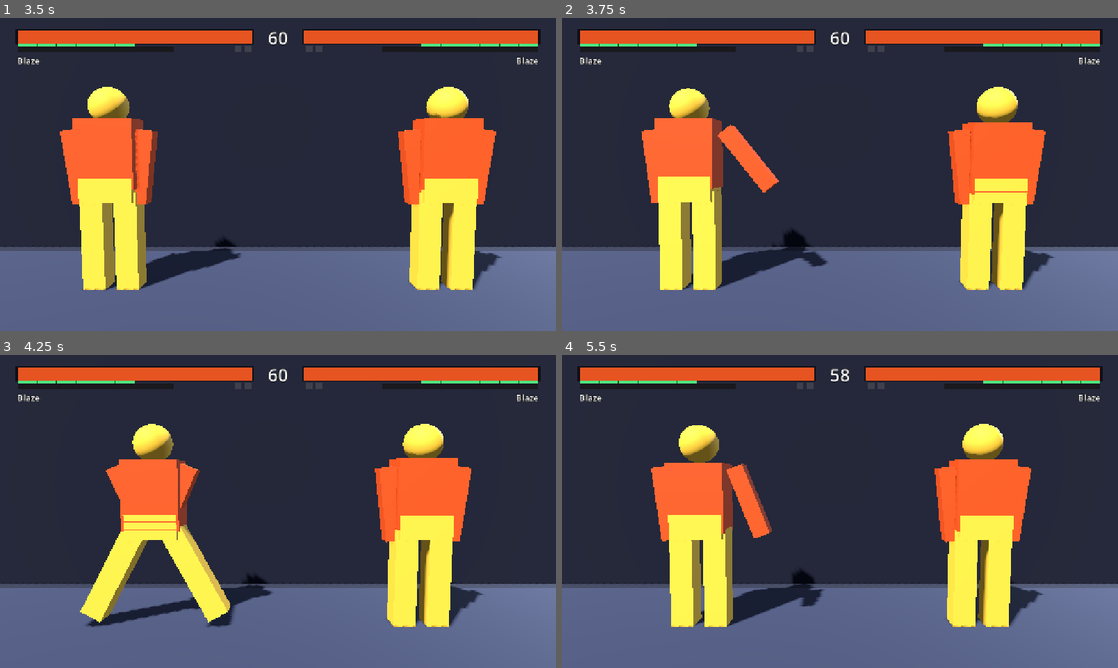
Above: before the commit, frames 1-4 (two rows, left to right).
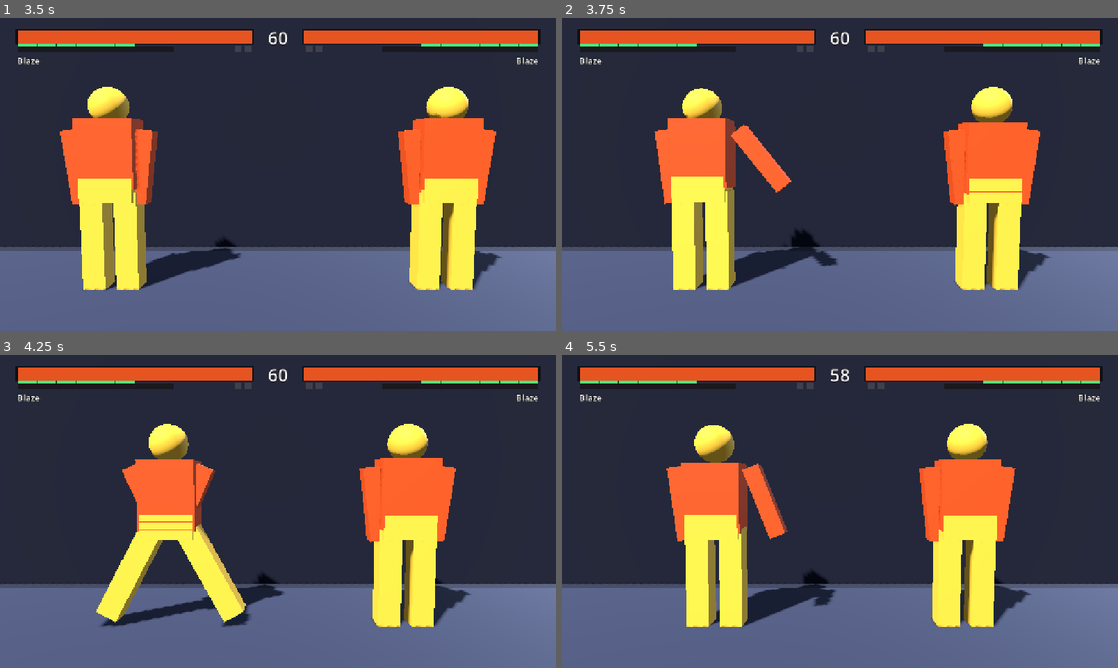
Above: after the commit, the same moments.

Repository: muji-wyh/FootisesGame3
Game: Godot game, scene res://scenes/Main.tscn
Same seed, same stepped clock (60 frames per second), same inputs: the game is played once before the commit and once after it. Sound files missing from this copy of the repository are replaced by a short silence.
Inputs (mouse positions are in pixels of both pictures, inside the frame that each line leads up to):
- Up to frame 1 (3.5 s): click "LOCAL 2-PLAYER" at 0.5 s; click "FIGHT!" at 1.25 s; tap Enter at 2 s; move the mouse to (400, 158) at 2.02 s; hold D 2.03-2.75 s; tap U (p1_lp) at 2.1 s; click (400, 158) at 2.17 s; drag from (166, 190) to (250, 237) at 2.77 s
- Up to frame 2 (3.75 s): move the mouse to (895, 105) at 3.52 s; hold D from 3.53 s (still down); tap O at 3.6 s
- Up to frame 3 (4.25 s): keep holding D
- Up to frame 4 (5.5 s): release D at 4.25 s; drag from (812, 574) to (673, 464) at 4.27 s; move the mouse to (1006, 558) at 5.02 s; hold A from 5.03 s (still down); tap K at 5.1 s

Frame 1 is identical in both runs. In frame 2, 9.0% of the frame differs, in the area x 14-89%, y 22-87%; in frame 3, 12%; in frame 4, 13%, in the area x 16-87%, y 22-87%.

Commit message:
Tighten jab range and neutral spacing
Co-authored-by: Copilot <223556219+Copilot@users.noreply.github.com>

Diff:
--- a/scripts/combat/CharacterKit.gd
+++ b/scripts/combat/CharacterKit.gd
@@ -28,15 +28,18 @@
 		# Standing
 		{"id": "st_lp", "display_name": "Stand LP", "button": GameConst.Btn.LP, "stance": GameConst.Stance.STAND,
 			"startup": 4, "active": 3, "recovery": 8, "damage": 28,
-			"hitstun": 14, "blockstun": 9, "hitstop": 6, "guard": GameConst.Guard.MID, "knockback": 2.5,
+			"hitstun": 16, "blockstun": 9, "hitstop": 6, "guard": GameConst.Guard.MID, "knockback": 3.2,
+			"hit_offset": Vector3(0.62, 1.0, 0.0), "hit_size": Vector3(0.42, 0.36, 0.55),
 			"cancel_into": ["st_lp", "st_mp", "st_hp"] + cancels},
 		{"id": "st_mp", "display_name": "Stand MP", "button": GameConst.Btn.MP, "stance": GameConst.Stance.STAND,
 			"startup": 6, "active": 3, "recovery": 12, "damage": 50,
-			"hitstun": 17, "blockstun": 11, "hitstop": 8, "guard": GameConst.Guard.MID, "knockback": 3.4,
+			"hitstun": 18, "blockstun": 11, "hitstop": 8, "guard": GameConst.Guard.MID, "knockback": 3.8,
+			"advance": 1.0,
 			"cancel_into": ["st_hp"] + cancels},
 		{"id": "st_hp", "display_name": "Stand HP", "button": GameConst.Btn.HP, "stance": GameConst.Stance.STAND,
 			"startup": 9, "active": 4, "recovery": 18, "damage": 82,
 			"hitstun": 21, "blockstun": 13, "hitstop": 10, "guard": GameConst.Guard.MID, "knockback": 5.0,
+			"advance": 1.4,
 			"cancel_into": heavy_cancels},
 		{"id": "st_lk", "display_name": "Stand LK", "button": GameConst.Btn.LK, "stance": GameConst.Stance.STAND,
 			"startup": 5, "active": 3, "recovery": 9, "damage": 30,
@@ -53,7 +56,8 @@
 		# Crouching
 		{"id": "cr_lp", "display_name": "Crouch LP", "button": GameConst.Btn.LP, "stance": GameConst.Stance.CROUCH,
 			"startup": 4, "active": 3, "recovery": 8, "damage": 26,
-			"hitstun": 13, "blockstun": 9, "hitstop": 6, "guard": GameConst.Guard.MID, "knockback": 2.6,
+			"hitstun": 13, "blockstun": 9, "hitstop": 6, "guard": GameConst.Guard.MID, "knockback": 3.1,
+			"hit_offset": Vector3(0.58, 0.78, 0.0), "hit_size": Vector3(0.40, 0.34, 0.55),
 			"cancel_into": ["cr_lp", "cr_mp", "cr_mk"] + cancels},
 		{"id": "cr_mp", "display_name": "Crouch MP", "button": GameConst.Btn.MP, "stance": GameConst.Stance.CROUCH,
 			"startup": 6, "active": 3, "recovery": 12, "damage": 48,
--- a/scripts/fighter/Fighter.gd
+++ b/scripts/fighter/Fighter.gd
@@ -25,7 +25,7 @@
 enum State { INTRO, IDLE, WALK_F, WALK_B, CROUCH, JUMP, ATTACK, DASH_F, DASH_B, HITSTUN, BLOCKSTUN, KNOCKDOWN, KO, WIN, WAKEUP, DRIVE_RUSH }
 
 const GROUND_Y := 0.0
-const PUSHBOX_HALF := 0.42
+const PUSHBOX_HALF := 0.35
 const STUN_FRICTION := 0.90
 const DASH_WINDOW := 12      # ticks within which a second tap triggers a dash
 const DASH_DURATION := 16
@@ -41,6 +41,7 @@
 const DRIVE_RUSH_HITSTUN_BONUS := 5 # +hitstun/blockstun on the first normal out of a Drive Rush
 const DRC_COST := 3000              # Drive spent by a Drive Rush Cancel (3 bars of 1000)
 const RDR_COST := 1000              # Drive spent by a raw Drive Rush (1 bar)
+const CORNER_PUSHBACK_X := 6.0      # near-corner threshold for attacker recoil on hit
 
 # Configuration
 var character: CharacterData
@@ -679,8 +680,14 @@
 	if not blocked and opponent != null and is_instance_valid(opponent):
 		stop += opponent._hitstop_bonus()   # match the victim's heavier/counter freeze
 	hitstop = stop
+	var self_push := 0.0
 	if blocked:
-		position.x -= facing * m.pushback_self
+		self_push = m.pushback_self
+	elif opponent != null and is_instance_valid(opponent):
+		self_push = m.pushback_self * 0.15
+		if absf(opponent.position.x) >= CORNER_PUSHBACK_X:
+			self_push = maxf(self_push, m.pushback_self * 0.65)
+	position.x -= facing * self_push
 	if not blocked:
 		_add_meter(m.meter_gain)
 	contact.emit(blocked, m)
--- a/tools/run_tests.gd
+++ b/tools/run_tests.gd
@@ -53,8 +53,12 @@
 func _initialize() -> void:
 	print("=== Brawl Arena combat tests ===")
 	_test_walk()
+	_test_pushbox_spacing()
 	_test_normal_hit()
+	_test_lp_whiff_range()
 	_test_block()
+	_test_lp_pushout()
+	_test_corner_hit_pushback()
 	_test_pushback_scaling()
 	_test_fireball()
 	_test_super()
@@ -104,6 +108,17 @@
 	_check("P1 walks forward", f1.position.x > start_x + 0.5)
 	ctx["arena"].queue_free()
 
+func _test_pushbox_spacing() -> void:
+	print("[pushbox spacing]")
+	var ctx := _build()
+	var f1: Fighter = ctx["f1"]
+	var f2: Fighter = ctx["f2"]
+	f1.position.x = 0.0
+	f2.position.x = 0.0
+	_step(ctx, _neutral(), _neutral(), 1)
+	_check("fighters can stand closer than the old wide pushbox", f2.position.x - f1.position.x <= 0.72)
+	ctx["arena"].queue_free()
+
 func _test_normal_hit() -> void:
 	print("[normal hit]")
 	var ctx := _build()
@@ -119,13 +134,26 @@
 	_check("P1 gained meter on hit", f1.meter > 0)
 	ctx["arena"].queue_free()
 
+func _test_lp_whiff_range() -> void:
+	print("[lp whiff range]")
+	var ctx := _build()
+	var f1: Fighter = ctx["f1"]
+	var f2: Fighter = ctx["f2"]
+	f1.position.x = -0.8
+	f2.position.x = 0.8
+	var hp_before: int = f2.health
+	_step(ctx, _mk(0, 0, GameConst.Btn.LP), _neutral(), 1)
+	_step(ctx, _neutral(), _neutral(), 20)
+	_check("stand LP whiffs outside fist range", f2.health == hp_before)
+	ctx["arena"].queue_free()
+
 func _test_block() -> void:
 	print("[block]")
 	var ctx := _build()
 	var f1: Fighter = ctx["f1"]
 	var f2: Fighter = ctx["f2"]
-	f1.position.x = -0.6
-	f2.position.x = 0.6
+	f1.position.x = -0.45
+	f2.position.x = 0.45
 	var hp_before: int = f2.health
 	var start_sep: float = f2.position.x - f1.position.x
 	var saw_blockstun := false
@@ -144,12 +172,44 @@
 func _test_pushback_scaling() -> void:
 	print("[pushback tuning]")
 	var b := CharacterLibrary.create("blaze")
-	_check("stand jab knockback increased", b.get_move("st_lp").knockback >= 2.5)
+	_check("stand jab knockback increased", b.get_move("st_lp").knockback >= 3.2)
 	_check("stand medium pushes farther than jab", b.get_move("st_mp").knockback > b.get_move("st_lp").knockback)
 	_check("stand heavy pushes farther than medium", b.get_move("st_hp").knockback > b.get_move("st_mp").knockback)
 	_check("crouch medium pushes farther than crouch jab", b.get_move("cr_mk").knockback > b.get_move("cr_lp").knockback)
 	_check("fireball pushback increased", b.get_move("fireball").knockback >= 4.4)
 	_check("hurricane stays controlled for multihit", b.get_move("hurricane").knockback <= 1.6)
+
+func _test_lp_pushout() -> void:
+	print("[lp pushout]")
+	var ctx := _build()
+	var f1: Fighter = ctx["f1"]
+	var f2: Fighter = ctx["f2"]
+	f1.position.x = -0.6
+	f2.position.x = 0.6
+	var hits := 0
+	var prev_hp := f2.health
+	for i in range(84):
+		ctx["c1"].frame = _mk(0, 0, GameConst.Btn.LP) if i % 12 == 0 else _neutral()
+		ctx["c2"].frame = _neutral()
+		ctx["arena"].step(DELTA)
+		if f2.health < prev_hp:
+			hits += 1
+			prev_hp = f2.health
+	_check("repeated stand LP pushes out within 3 hits", hits <= 3)
+	ctx["arena"].queue_free()
+
+func _test_corner_hit_pushback() -> void:
+	print("[corner hit pushback]")
+	var ctx := _build()
+	var f1: Fighter = ctx["f1"]
+	var f2: Fighter = ctx["f2"]
+	f1.position.x = 5.55
+	f2.position.x = 6.45
+	var start_x: float = f1.position.x
+	_step(ctx, _mk(0, 0, GameConst.Btn.LP), _neutral(), 1)
+	_step(ctx, _neutral(), _neutral(), 20)
+	_check("attacker recoils on a cornered hit", f1.position.x < start_x - 0.08)
+	ctx["arena"].queue_free()
 
 func _test_fireball() -> void:
 	print("[fireball]")
